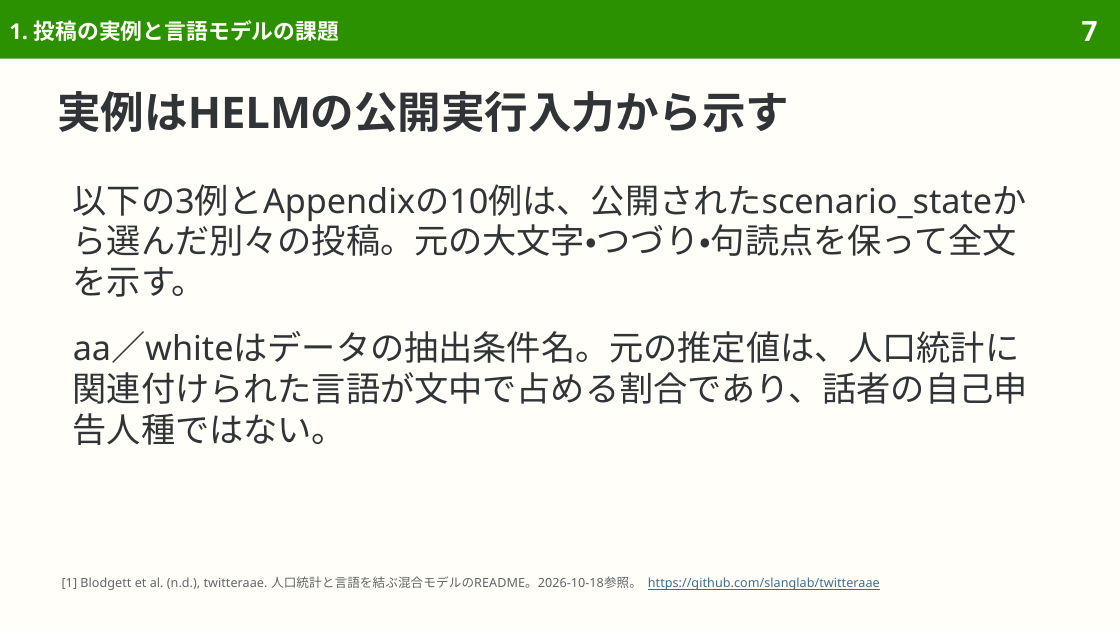
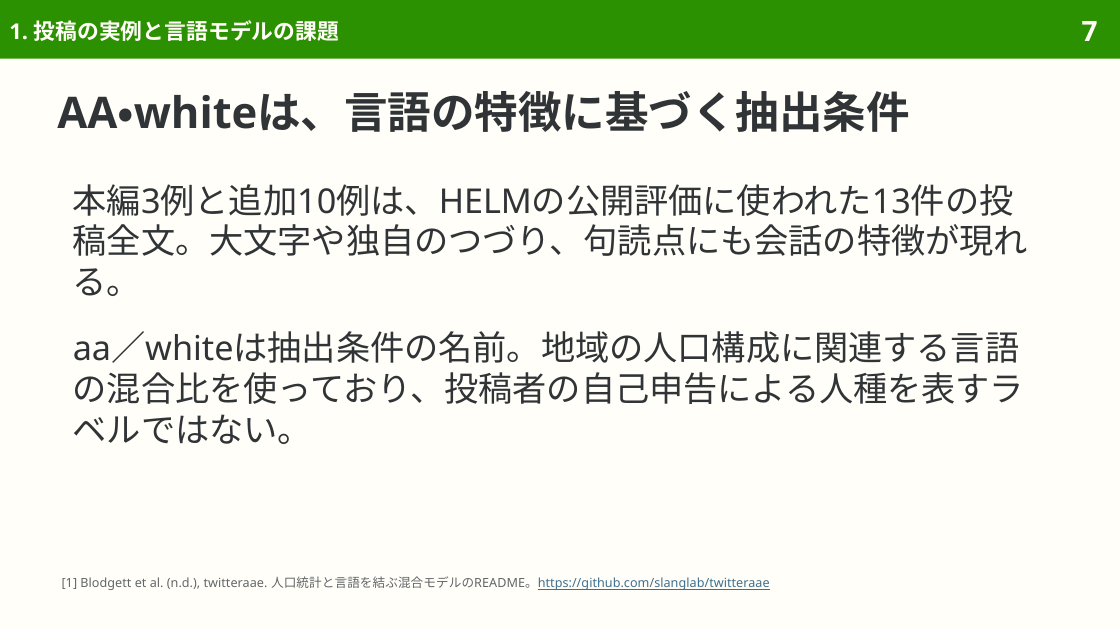
Before and after one commit to sasakiy84/datasets-in-10-minutes, a slide deck: slide 7 of slides/datasets-in-10-minutes-twitter-aae.pptx. Drawn at 1120x630 pixels with LibreOffice and Linux fonts; fonts in the diff are those of the drawing. Boxes give left, top, right and bottom in pixels: in the first picture for what was removed or moved away, otherwise in the second. Text is boxed around its words. In the diff, an @@ line names an element or a change of style, - is before the commit and + after.

Commit message:
Explain TwitterAAE selection and evaluation in natural Japanese

```diff
--- a/slides/datasets-in-10-minutes-twitter-aae.pptx
+++ b/slides/datasets-in-10-minutes-twitter-aae.pptx
@@ title at <box>57,91,910,132</box>: text changed @@
-実例はHELMの公開実行入力から示す
+AA・whiteは、言語の特徴に基づく抽出条件
@@ text at <box>73,184,1028,296</box>: text changed @@
-以下の3例とAppendixの10例は、公開されたscenario_stateから選んだ別々の投稿。元の大文字・つづり・句読点を保って全文を示す。
+本編3例と追加10例は、HELMの公開評価に使われた13件の投稿全文。大文字や独自のつづり、句読点にも会話の特徴が現れる。
@@ text at <box>73,331,1024,444</box>: text changed @@
-aa／whiteはデータの抽出条件名。元の推定値は、人口統計に関連付けられた言語が文中で占める割合であり、話者の自己申告人種ではない。
+aa／whiteは抽出条件の名前。地域の人口構成に関連する言語の混合比を使っており、投稿者の自己申告による人種を表すラベルではない。
@@ text at <box>62,576,770,590</box>: text changed @@
-[1] Blodgett et al. (n.d.), twitteraae. 人口統計と言語を結ぶ混合モデルのREADME。2026-10-18参照。 https://github.com/slanglab/twitteraae
+[1] Blodgett et al. (n.d.), twitteraae. 人口統計と言語を結ぶ混合モデルのREADME。https://github.com/slanglab/twitteraae
```
Also in this commit, not shown: 36 other slides changed, 1 slide removed, 34 other files.
